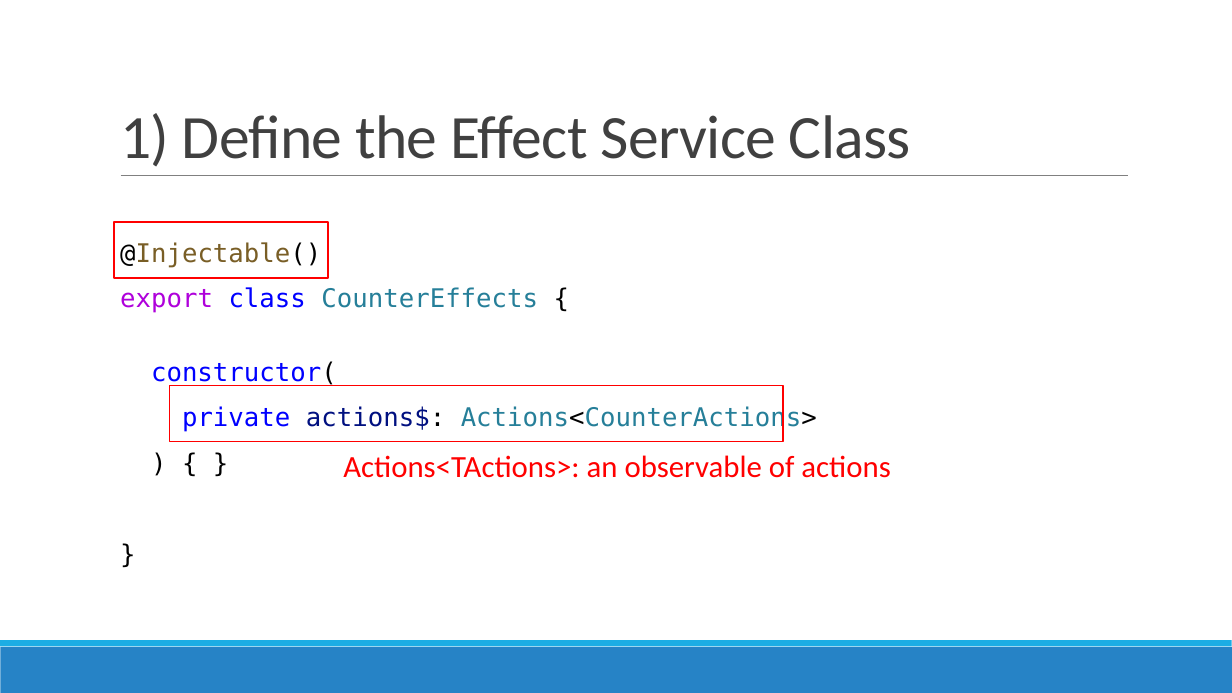
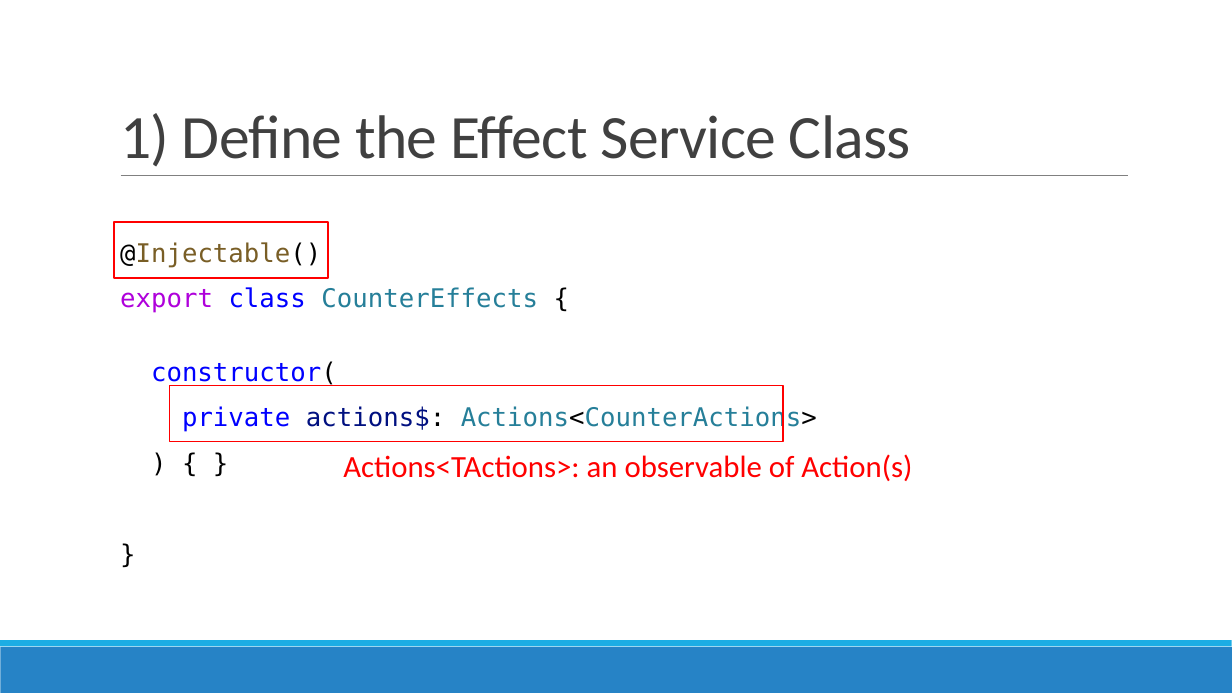
Before and after one commit to AGiorgetti/ngrx101, a slide deck: slide 24 of ReactiveProgramming_ngrx.pptx. Drawn at 1232x693 pixels with LibreOffice and Linux fonts; fonts in the diff are those of the drawing. Boxes give left, top, right and bottom in pixels: in the first picture for what was removed or moved away, otherwise in the second. Text is boxed around its words. In the diff, an @@ line names an element or a change of style, - is before the commit and + after.

```diff
--- a/ReactiveProgramming_ngrx.pptx
+++ b/ReactiveProgramming_ngrx.pptx
@@ text at (343, 454, 912, 481): text changed @@
-Actions<TActions>: an observable of actions
+Actions<TActions>: an observable of Action(s)
```
Also in this commit, not shown: 5 other slides changed, 6 other files.
